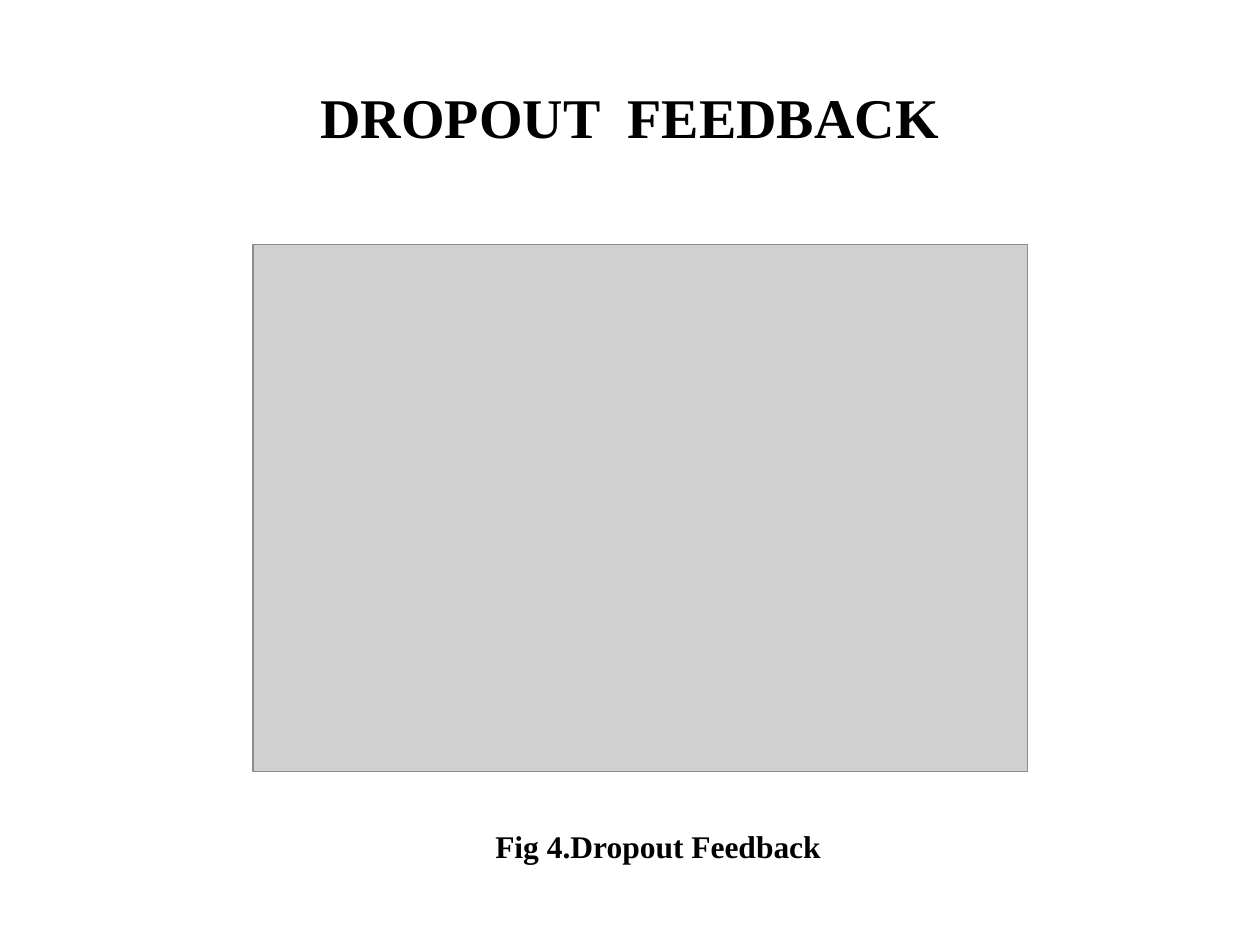
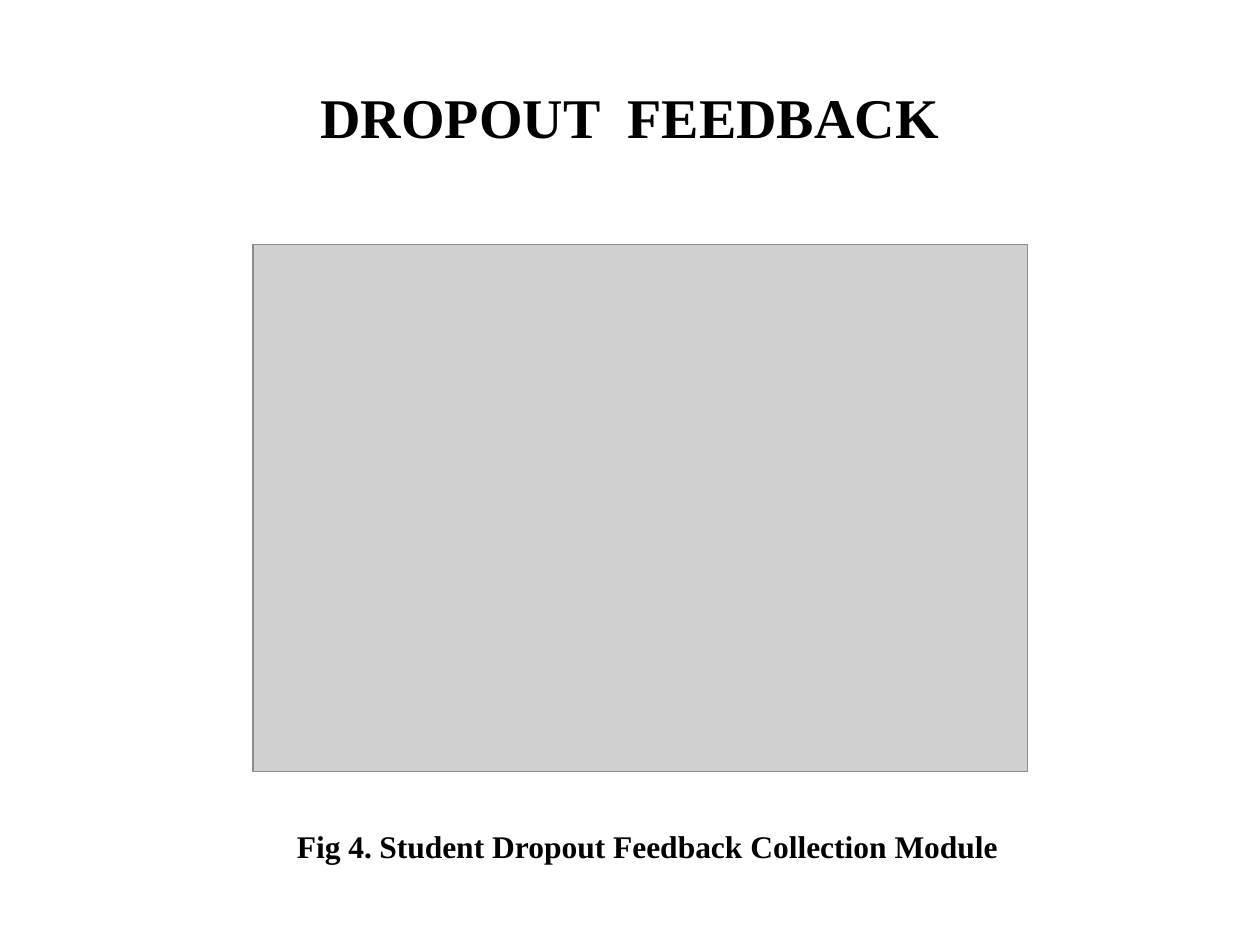
Before and after one commit to MohanapooraniRagunathan/SmartEdu-Student-Dropout-Prediction, a slide deck: slide 15 of report_and_paper/PPT_Slides.pptx. Drawn at 1260x945 pixels with LibreOffice and Linux fonts; fonts in the diff are those of the drawing; grey boxes stand for pictures. Boxes give left, top, right and bottom in pixels: in the first picture for what was removed or moved away, otherwise in the second. Text is boxed around its words. In the diff, an @@ line names an element or a change of style, - is before the commit and + after.

```diff
--- a/report_and_paper/PPT_Slides.pptx
+++ b/report_and_paper/PPT_Slides.pptx
@@ text at (297, 836, 998, 865): text changed @@
-Fig 4.Dropout Feedback
+Fig 4. Student Dropout Feedback Collection Module
```
Also in this commit, not shown: 1 other slide changed.
